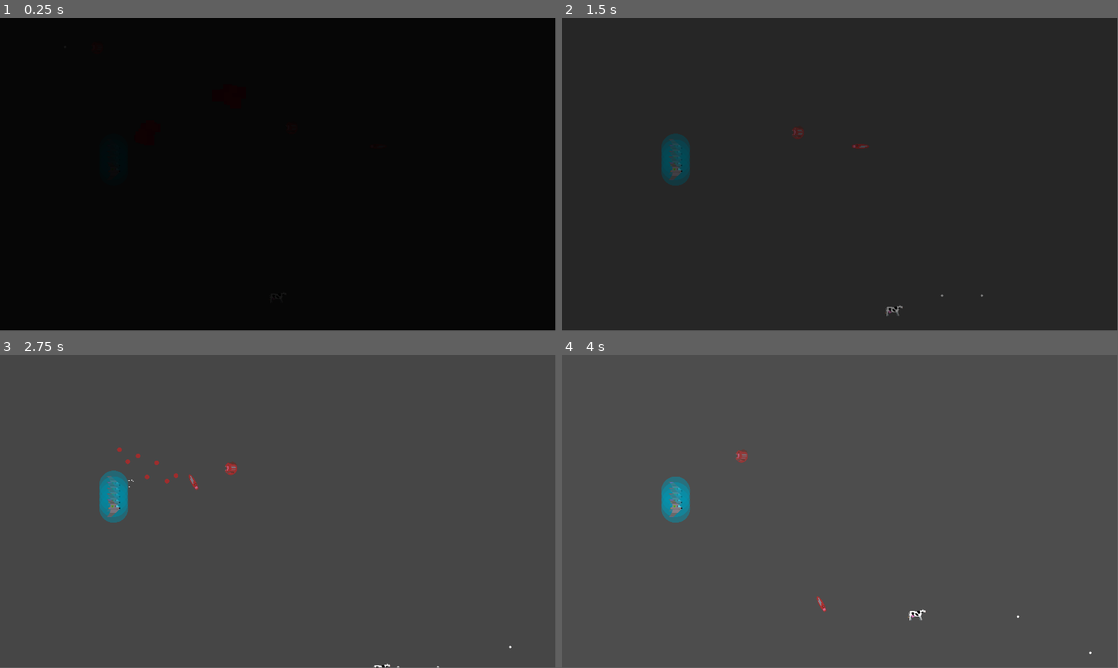
Above: before the commit, frames 1-4 (two rows, left to right).
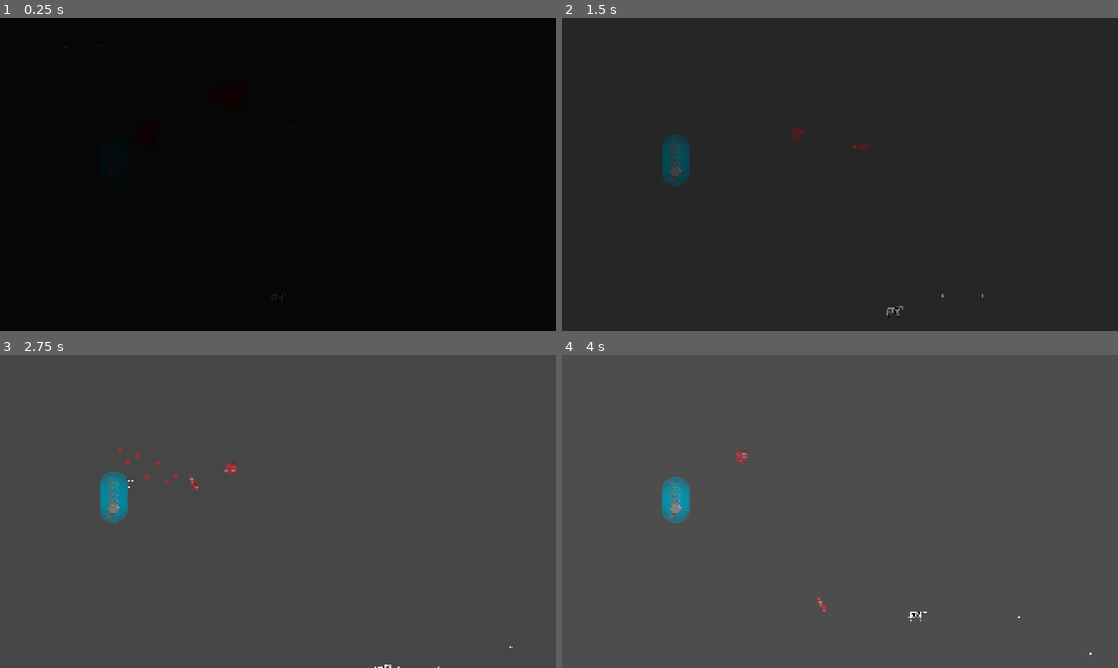
Above: after the commit, the same moments.

Repository: tfmertz/gamedevtv-jam-2026
Game: Godot game, scene res://scene/test/tom_test_level.tscn
The game is run twice, just before and just after one commit, with the same random seed, the same clock (stepped at 60 frames per second) and the same inputs. This scene is started directly instead of the project's main scene.
Inputs:
- Up to frame 1 (0.25 s): no input
- Up to frame 2 (1.5 s): tap Enter at 0.5 s; hold D (move_right) 0.53-1.28 s; tap 3 at 0.6 s; tap 6 at 0.8, 1.35 s; hold S (move_down) from 1.28 s (still down)
- Up to frame 3 (2.75 s): tap 3 at 1.55 s; tap Space at 2 s; release S (move_down) at 2.03 s; hold D (move_right) from 2.03 s (still down); tap F (cycle_formation) at 2.1 s; tap 6 at 2.3 s
- Up to frame 4 (4 s): release D (move_right) at 2.78 s; hold W (move_up) 2.78-3.53 s; tap R (cycle_spacing) at 2.85 s; tap 3 at 3.05 s; hold A (move_left) from 3.53 s (still down); tap G (sort_ships) at 3.6 s; tap 6 at 3.8 s
In our replay, the window is 799x449 before the commit and 800x450 after it. These sizes can differ from the game's own. Grey fills any space a smaller window leaves; there, only what the larger window draws over its background counts as a difference.

The runs differ from the first frame. In frame 2, 0.1% of the frame differs, in the area x 17-76%, y 34-96%; in frame 3, 0.2%; in frame 4, 0.2%, in the area x 17-96%, y 30-96%.

Commit message:
added boss

Diff:
--- a/project.godot
+++ b/project.godot
@@ -24,6 +24,7 @@
 
 window/size/viewport_width=1920
 window/size/viewport_height=1080
+window/stretch/mode="canvas_items"
 
 [input]
 
--- a/scene/boss_assets.tscn
+++ b/scene/boss_assets.tscn
@@ -1,6 +1,7 @@
 [gd_scene format=3 uid="uid://e1q14x8d1pxp"]
 
 [ext_resource type="Texture2D" uid="uid://iwjowtsgdn7n" path="res://assets/art/boss topbot.png" id="1_dos4c"]
+[ext_resource type="Texture2D" uid="uid://b3mv6b85iwgbl" path="res://assets/art/boss_death.png" id="2_3qcnw"]
 [ext_resource type="Texture2D" uid="uid://dj38767uktc53" path="res://assets/art/boss center_0001.png" id="2_7i6ka"]
 [ext_resource type="Texture2D" uid="uid://tjvbv6q5pvhn" path="res://assets/art/boss center_0002.png" id="3_3qcnw"]
 [ext_resource type="Texture2D" uid="uid://dpki3h788brbb" path="res://assets/art/boss center_0003.png" id="4_6dxsr"]
@@ -27,6 +28,14 @@
 
 [sub_resource type="SpriteFrames" id="SpriteFrames_2swhq"]
 animations = [{
+"frames": [{
+"duration": 1.0,
+"texture": ExtResource("2_3qcnw")
+}],
+"loop": true,
+"name": &"death",
+"speed": 5.0
+}, {
 "frames": [{
 "duration": 1.0,
 "texture": ExtResource("2_7i6ka")
@@ -92,12 +101,13 @@
 "duration": 1.0,
 "texture": ExtResource("13_xnlb2")
 }],
-"loop": true,
+"loop": false,
 "name": &"default",
 "speed": 5.0
 }]
 
 [node name="boss_assets" type="Area2D" unique_id=1304102839]
+collision_layer = 2
 
 [node name="bosstop" type="AnimatedSprite2D" parent="." unique_id=609331229]
 position = Vector2(1740, 180)
@@ -107,7 +117,7 @@
 [node name="bossmid" type="AnimatedSprite2D" parent="." unique_id=1175751207]
 position = Vector2(1740, 540)
 sprite_frames = SubResource("SpriteFrames_2swhq")
-frame_progress = 0.38713217
+animation = &"death"
 
 [node name="bossbot" type="AnimatedSprite2D" parent="." unique_id=1775664542]
 position = Vector2(1740, 900)
@@ -129,6 +139,8 @@
 shape = SubResource("RectangleShape2D_0ahva")
 
 [node name="tongue" type="AnimatedSprite2D" parent="." unique_id=2049132617]
+visible = false
 position = Vector2(1740, 540)
 sprite_frames = SubResource("SpriteFrames_sg6jn")
-frame_progress = 0.87248635
+frame = 5
+frame_progress = 1.0
--- /dev/null
+++ b/scene/boss_wave.tscn
@@ -0,0 +1,32 @@
+[gd_scene format=3 uid="uid://c4evxf4j44kyi"]
+
+[ext_resource type="Script" uid="uid://c5cxt05584a6s" path="res://src/boss_wave.gd" id="1_4nm24"]
+[ext_resource type="PackedScene" uid="uid://e1q14x8d1pxp" path="res://scene/boss_assets.tscn" id="2_aepen"]
+
+[node name="boss_wave" type="Node2D" unique_id=1501877358]
+script = ExtResource("1_4nm24")
+
+[node name="boss_assets" parent="." unique_id=1304102839 instance=ExtResource("2_aepen")]
+position = Vector2(306, 0)
+
+[node name="tongue_timer" type="Timer" parent="." unique_id=94264862]
+
+[node name="screen_enter_timer" type="Timer" parent="." unique_id=531797416]
+wait_time = 4.0
+
+[node name="ship_spawn_timer" type="Timer" parent="." unique_id=1371163265]
+wait_time = 2.0
+
+[node name="bullet_timer" type="Timer" parent="." unique_id=1216338126]
+wait_time = 1.5
+
+[node name="attack_timer" type="Timer" parent="." unique_id=1561567841]
+
+[node name="wave_timer" type="Timer" parent="." unique_id=1274687876]
+wait_time = 5.0
+
+[connection signal="timeout" from="tongue_timer" to="." method="_on_tongue_timer_timeout"]
+[connection signal="timeout" from="screen_enter_timer" to="." method="_on_screen_enter_timer_timeout"]
+[connection signal="timeout" from="ship_spawn_timer" to="." method="_on_ship_spawn_timer_timeout"]
+[connection signal="timeout" from="bullet_timer" to="." method="_on_bullet_timer_timeout"]
+[connection signal="timeout" from="wave_timer" to="." method="_on_wave_timer_timeout"]
--- /dev/null
+++ b/src/boss_wave.gd
@@ -0,0 +1,220 @@
+extends Node2D
+
+var enemy_scene : PackedScene = preload("res://scene/enemy_ship_node.tscn")
+var bomber_scene : PackedScene = preload("res://scene/bomber.tscn")
+var bullet_scene : PackedScene = preload("res://scene/bullet.tscn")
+var tommygun_scene: PackedScene = preload("res://src/tommy_gun.tscn")
+@export var attack_spread := 10
+@export var clip_size := 8
+@export var attack_delay := .05
+signal die
+var ship_spawn_top = Vector2(1742,175)
+var ship_spawn_bot = Vector2(1742,905)
+var bullet_spawn_1 = Vector2(1736,26)
+var bullet_spawn_2 = Vector2(1670,335)
+var bullet_spawn_3 = Vector2(1670,745)
+var bullet_spawn_4 = Vector2(1736,1054)
+var health = 50
+var target_location
+var target_direction
+var speed = 1
+var tongueplaying = false
+var wave = false
+var attack_type = 1
+@onready var boss_assets: Area2D = $boss_assets
+
+
+# Called when the node enters the scene tree for the first time.
+func _ready() -> void:
+	target_location=Vector2(-300, position.y)
+	$screen_enter_timer.start()
+	$tongue_timer.stop()
+	$ship_spawn_timer.stop()
+	$bullet_timer.stop()
+	$wave_timer.stop()
+	#boss_assets.get_node("bossmid").play()
+	boss_assets.get_node("bossmid").play("default")
+
+func _physics_process(delta: float) -> void:
+	flyto(target_location)
+# Called every frame. 'delta' is the elapsed time since the previous frame.
+func _process(delta: float) -> void:
+	pass
+
+
+func flyto(location: Vector2) -> void: #recieves a target position as vector2
+	target_location = location
+	target_direction = Vector2(target_location.x-position.x, target_location.y-position.y)
+	var temp_speed = target_direction.length()/round(target_direction.length()/speed) #sets a temporary speed equal to arrive at location exactly
+	if position != target_location:
+		position = position+target_direction.normalized()*temp_speed
+
+
+
+func shoot_type1() -> void:
+
+	var bullet1 = bullet_scene.instantiate()
+	bullet1.position = bullet_spawn_1
+	get_tree().get_root().add_child(bullet1)
+	bullet1.set_bullet_type(Bullet.BulletType.ENEMY_2)
+
+	var bullet2 = bullet_scene.instantiate()
+	bullet2.position = bullet_spawn_2
+	get_tree().get_root().add_child(bullet2)
+	bullet2.set_bullet_type(Bullet.BulletType.ENEMY_2)
+
+	var bullet3 = bullet_scene.instantiate()
+	bullet3.position = bullet_spawn_3
+	get_tree().get_root().add_child(bullet3)
+	bullet3.set_bullet_type(Bullet.BulletType.ENEMY_2)
+
+	var bullet4 = bullet_scene.instantiate()
+	bullet4.position = bullet_spawn_4
+	get_tree().get_root().add_child(bullet4)
+	bullet4.set_bullet_type(Bullet.BulletType.ENEMY_2)
+
+func shoot_type2() -> void:
+	for i in range(clip_size):
+		var bullet1 = bullet_scene.instantiate()
+		bullet1.position = bullet_spawn_1
+		get_tree().get_root().add_child(bullet1)
+		bullet1.set_bullet_type(Bullet.BulletType.ENEMY_2)
+		bullet1.direction = random_direction_around(Vector2.LEFT, attack_spread)
+
+		var bullet2 = bullet_scene.instantiate()
+		bullet2.position = bullet_spawn_2
+		get_tree().get_root().add_child(bullet2)
+		bullet2.set_bullet_type(Bullet.BulletType.ENEMY_2)
+		bullet2.direction = random_direction_around(Vector2.LEFT, attack_spread)
+
+		var bullet3 = bullet_scene.instantiate()
+		bullet3.position = bullet_spawn_3
+		get_tree().get_root().add_child(bullet3)
+		bullet3.set_bullet_type(Bullet.BulletType.ENEMY_2)
+		bullet3.direction = random_direction_around(Vector2.LEFT, attack_spread)
+
+		var bullet4 = bullet_scene.instantiate()
+		bullet4.position = bullet_spawn_4
+		get_tree().get_root().add_child(bullet4)
+		bullet4.set_bullet_type(Bullet.BulletType.ENEMY_2)
+		bullet4.direction = random_direction_around(Vector2.LEFT, attack_spread)
+
+		$attack_timer.wait_time = attack_delay
+		$attack_timer.start()
+		# wait "attack_deplay" for next bullet instantiation
+		await $attack_timer.timeout
+
+
+func _on_tongue_timer_timeout() -> void:
+
+	if tongueplaying:
+		boss_assets.get_node("tongue").hide()
+		boss_assets.get_node("tongue").stop()
+		$tongue_timer.wait_time = 2
+		$tongue_timer.start()
+		tongueplaying = false
+	else:
+		if (randi()%101 < 25):
+			boss_assets.get_node("tongue").show()
+			boss_assets.get_node("tongue").play()
+			$tongue_timer.wait_time = 1.2
+			$tongue_timer.start()
+			tongueplaying = true
+
+
+
+func _on_screen_enter_timer_timeout() -> void:
+	#start things
+	$tongue_timer.start()
+	$ship_spawn_timer.start()
+	$screen_enter_timer.stop()
+	#$bullet_timer.start()
+	$wave_timer.start()
+
+
+func _on_ship_spawn_timer_timeout() -> void:
+	if (randi()%101 < 25):
+		spawn_ships()
+
+func spawn_ships() -> void:
+	if (randi()%101 < 50):
+		var ship = enemy_scene.instantiate()
+		get_tree().get_root().add_child(ship)
+		ship.spawn_enemy_big()
+		ship.position = ship_spawn_top
+		ship.set_rand_mode(true)
+
+		var ship2 = enemy_scene.instantiate()
+		get_tree().get_root().add_child(ship2)
+		ship2.spawn_enemy_big()
+		ship2.position = ship_spawn_bot
+		ship2.set_rand_mode(true)
+	else:
+		var ship = bomber_scene.instantiate()
+		get_tree().get_root().add_child(ship)
+		ship.position = ship_spawn_top
+
+		var ship2 = bomber_scene.instantiate()
+		get_tree().get_root().add_child(ship2)
+		ship2.position = ship_spawn_bot
+
+
+
+
+func take_damage(damage: int) -> void:
+	health -= damage
+	if health <= 0:
+		die.emit()
+		_die()
+
+
+func _die() -> void:
+	$tongue_timer.stop()
+	$ship_spawn_timer.stop()
+	$bullet_timer.stop()
+	$wave_timer.stop()
+	boss_assets.get_node("tongue").stop()
+	boss_assets.get_node("tongue").hide()
+	boss_assets.get_node("bossmid").play("death")
+	flyto(Vector2(300, position.y))
+
+	'''
+func _unhandled_input(event: InputEvent) -> void:  #placeholder for spawning ships, to be removed/disabled
+	if event is InputEventKey:#placeholder for spawning ships, to be removed/disabled
+		if event.pressed and event.keycode == KEY_3:
+			_die()
+	'''
+
+
+func _on_bullet_timer_timeout() -> void:
+	if attack_type==2:
+		shoot_type2()
+	else:
+		shoot_type1()
+
+
+func random_direction_around(base: Vector2, spread_degrees: float = 45.0) -> Vector2:
+	var angle_offset = randf_range(-deg_to_rad(spread_degrees), deg_to_rad(spread_degrees))
+	return base.normalized().rotated(angle_offset)
+
+
+func _on_wave_timer_timeout() -> void:
+	if wave:
+		wave = false
+		$wave_timer.wait_time =5
+		$wave_timer.start()
+		$bullet_timer.stop()
+	else:
+		wave = true
+		if (randi()%101 < 25):
+			attack_type = 2
+			$bullet_timer.wait_time = 1
+			$bullet_timer.start()
+			$wave_timer.wait_time =1
+			$wave_timer.start()
+		else:
+			attack_type = 1
+			$bullet_timer.wait_time = .1
+			$bullet_timer.start()
+			$wave_timer.wait_time =1
+			$wave_timer.start()
--- a/src/enemy_ship_node.gd
+++ b/src/enemy_ship_node.gd
@@ -31,9 +31,8 @@
 
 
 func _ready() -> void:
-	wind_x = get_window().size.x
-	wind_y = get_window().size.y
-
+	wind_x = get_viewport_rect().size.x
+	wind_y = get_viewport_rect().size.y
 	#$sprite.hide()
 	hitbox_enemy_sm.disabled = true
 	hitbox_enemy_bg.disabled = true
@@ -136,7 +135,7 @@
 		rand_mode = true
 		$rand_timer.start()
 		#position = Vector2(wind_x+sprite_half,randi_range(sprite_half,wind_y-sprite_half))
-		var randpoint = Vector2(randi_range((wind_x*sector_counter/3+sprite_half),wind_x-sprite_half), randi_range(sprite_half,wind_y-sprite_half))#placeholder for spawning ships, to be removed/disabled
+		var randpoint = Vector2(randi_range((wind_x*sector_counter/3+sprite_half),wind_x-sprite_half-wind_x/5), randi_range(sprite_half,wind_y-sprite_half))#placeholder for spawning ships, to be removed/disabled
 		flyto(randpoint)#placeholder for spawning ships, to be removed/disabled
 	else:
 		rand_mode = false
@@ -152,7 +151,7 @@
 			rand_coutner=0
 		if sector_counter == -2:
 			queue_free()
-		flyto(Vector2(randi_range((wind_x*sector_counter/3+sprite_half),wind_x*(sector_counter+1)/3-sprite_half), randi_range(sprite_half,wind_y-sprite_half)))
+		flyto(Vector2(randi_range((wind_x*sector_counter/3+sprite_half),wind_x*(sector_counter+1)/3-sprite_half-wind_x/5), randi_range(sprite_half,wind_y-sprite_half)))
 
 
 func _on_area_entered(area: Area2D) -> void:
Binary file added: assets/art/boss_death.png
Not shown, added: src/boss_wave.gd.uid
